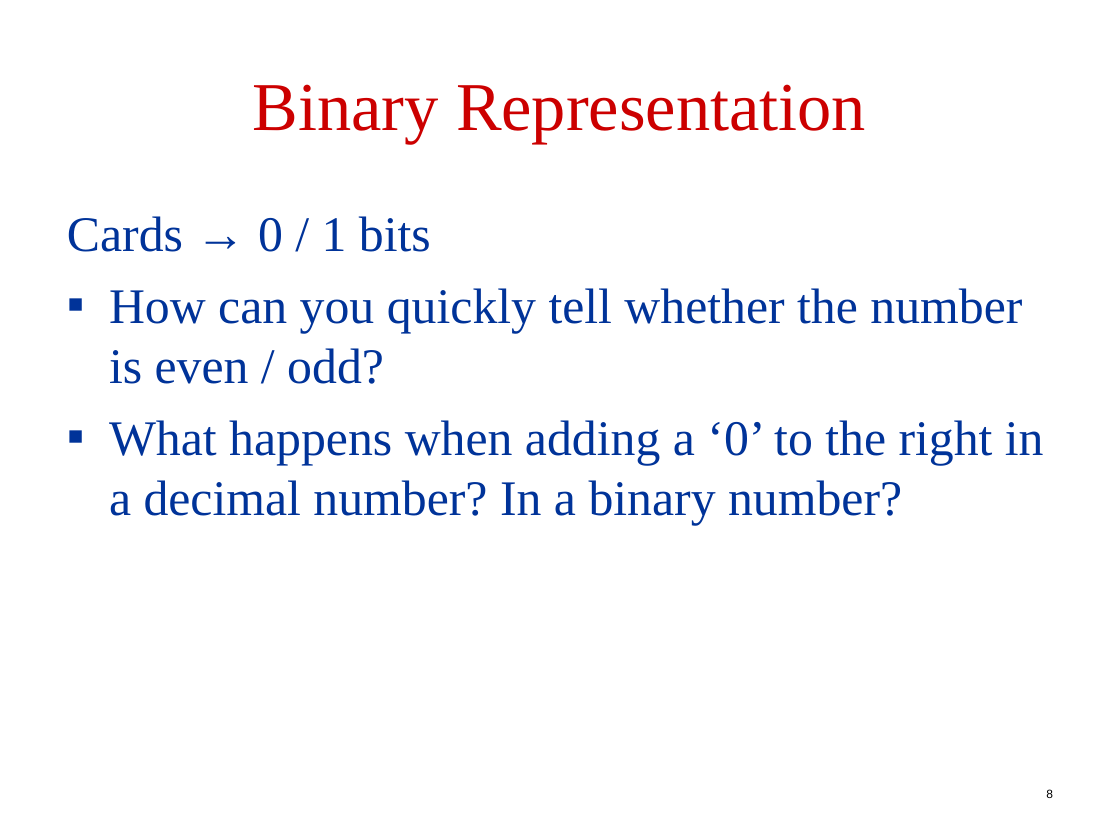
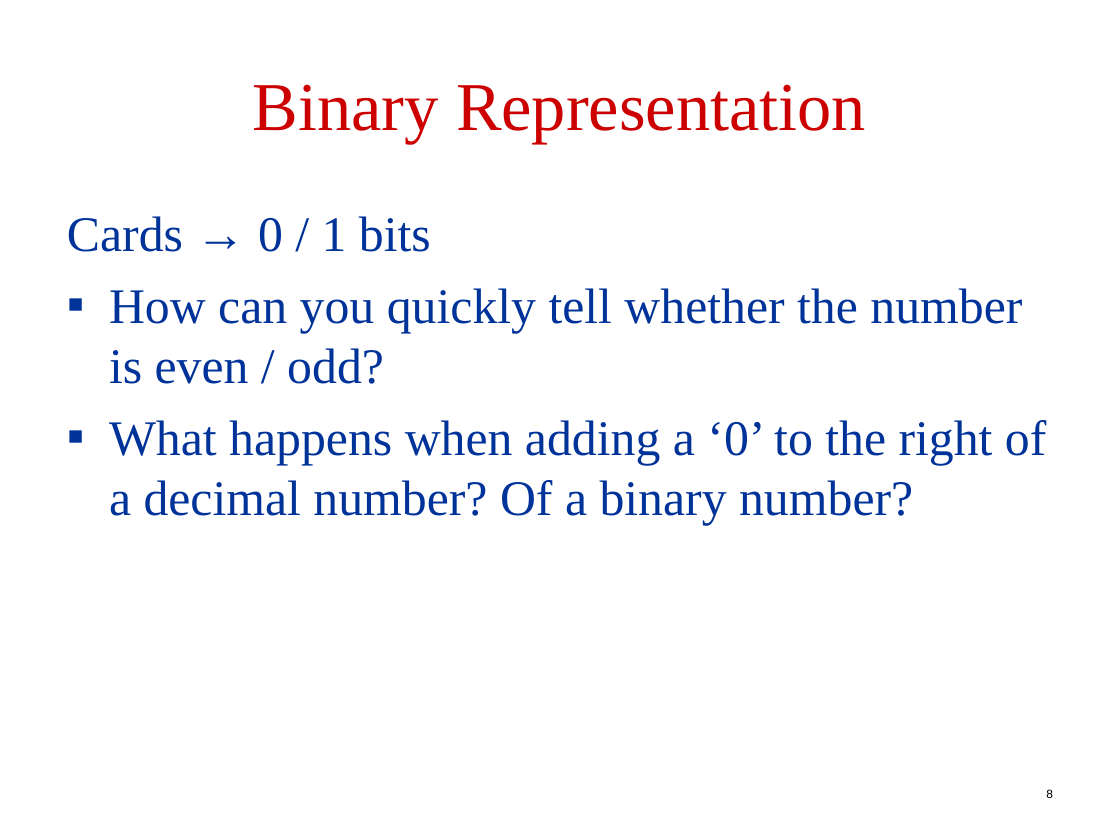
Before and after one commit to robintux/gip, a slide deck: slide 8 of Tirgul/2/tirgul2.ppt. Drawn at 1120x840 pixels with LibreOffice and Linux fonts; fonts in the diff are those of the drawing. Boxes give left, top, right and bottom in pixels: in the first picture for what was removed or moved away, otherwise in the second. Text is boxed around its words. In the diff, an @@ line names an element or a change of style, - is before the commit and + after.

```diff
--- a/Tirgul/2/tirgul2.ppt
+++ b/Tirgul/2/tirgul2.ppt
@@ text at (109,420,1046,525): text changed @@
-▪ What happens when adding a ‘0’ to the right in a decimal number? In a binary number?
+▪ What happens when adding a ‘0’ to the right of a decimal number? Of a binary number?
```
Also in this commit, not shown: 5 other slides changed.
